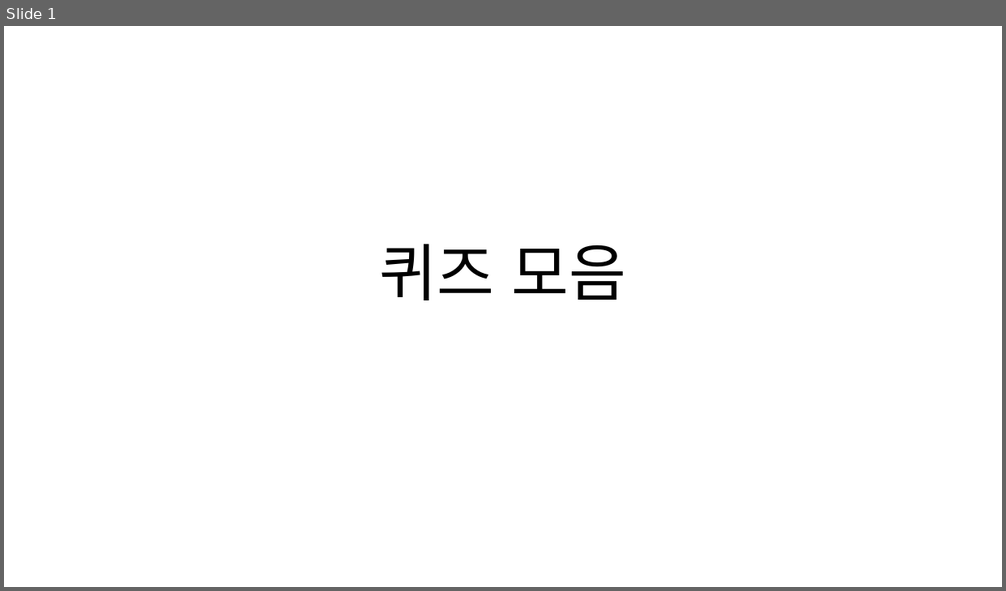
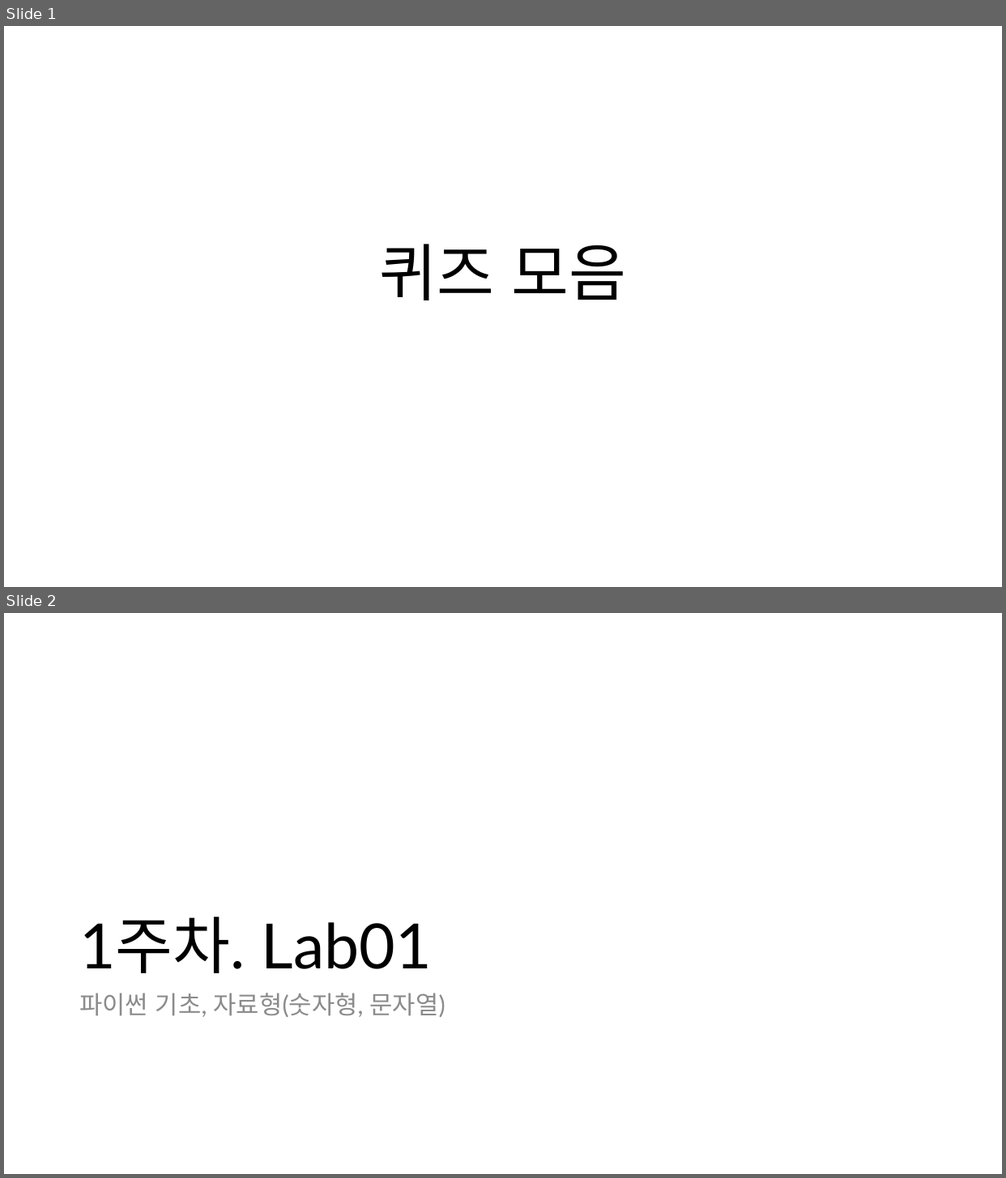
Before and after one commit to HongB1/2022-KHU-Bioinformatics-lab, a slide deck: image_slide/Quiz.pptx. Shown one above the other, each under a label of ours: slide 1 before the commit, slides 1 and 2 after it. The pictures are 1006x591 and 1006x1178 pixels, drawn with LibreOffice and Linux fonts; fonts in the diff are those of the drawing. Boxes give left, top, right and bottom in pixels: in the first picture for what was removed or moved away, otherwise in the second. Text is boxed around its words. In the diff, an @@ line names an element or a change of style, - is before the commit and + after.

```diff
--- a/image_slide/Quiz.pptx
+++ b/image_slide/Quiz.pptx
@@ slide 2 added at box(4, 613, 1002, 1174), background #FFFFFF @@
@@ title added at box(79, 917, 432, 973), 60 pt, text #000000 @@
+1주차. Lab01
@@ text added at box(79, 993, 445, 1017), 24 pt, text #8C8C8C @@
+파이썬 기초, 자료형(숫자형, 문자열)
```
Also in this commit, not shown: 36 other slides added, 1 other file.
